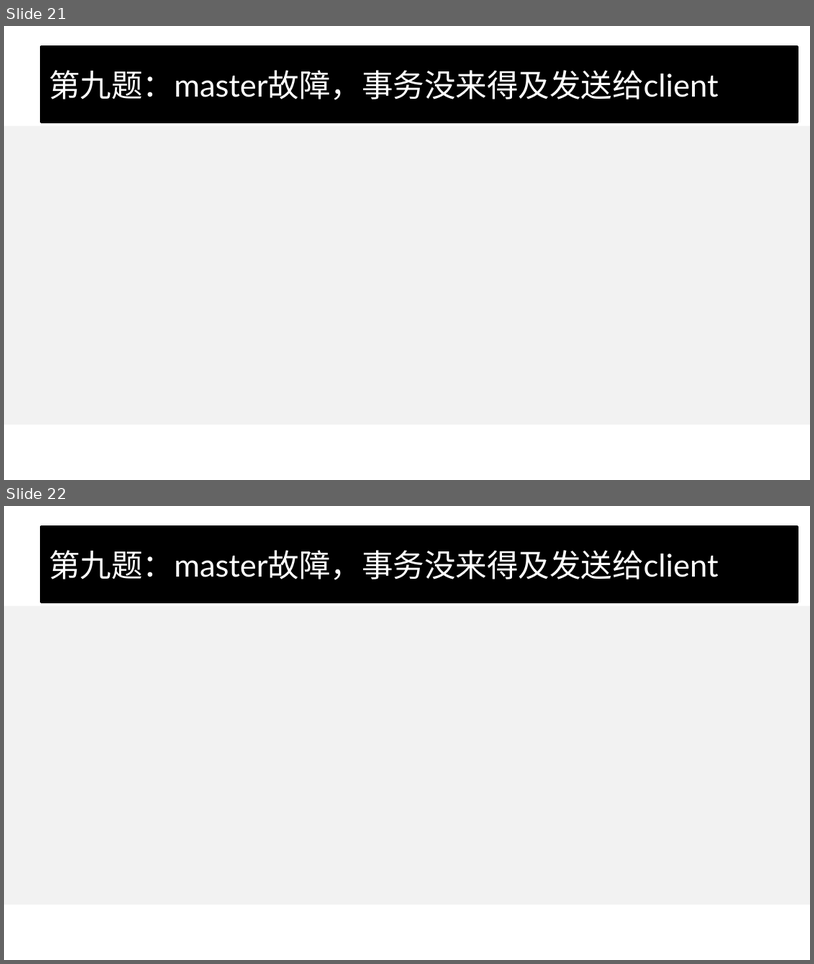
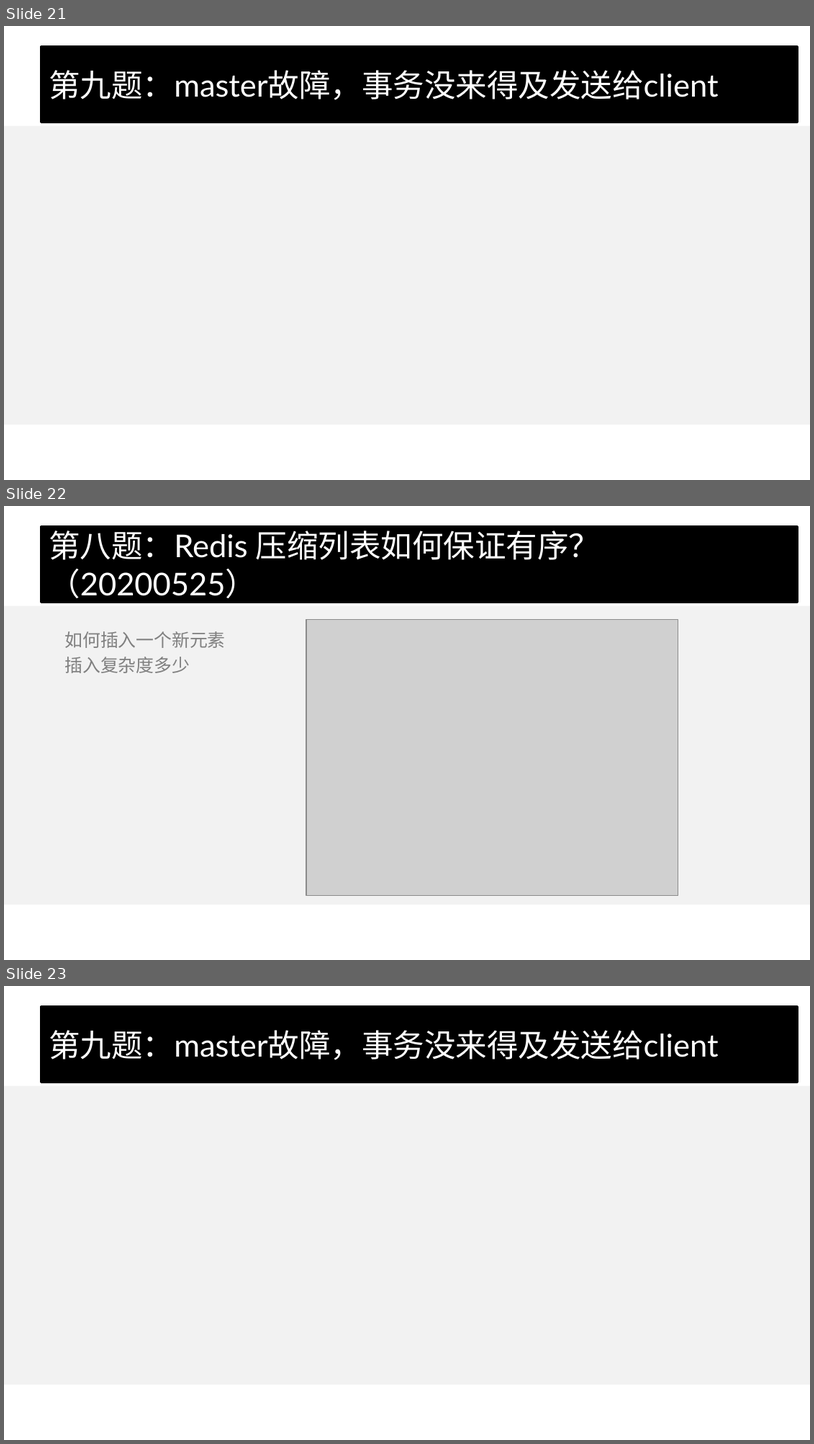
Before and after one commit to wangcy6/weekly, a slide deck: ppt/2020/服务器设计_组件篇.pptx. Shown one above the other, each under a label of ours: slides 21 and 22 before the commit, slides 21, 22 and 23 after it. The pictures are 814x964 and 814x1444 pixels, drawn with LibreOffice and Linux fonts; fonts in the diff are those of the drawing; grey boxes stand for pictures; background and template pictures are left out. Boxes give left, top, right and bottom in pixels: in the first picture for what was removed or moved away, otherwise in the second. Text is boxed around its words. In the diff, an @@ line names an element or a change of style, - is before the commit and + after.

```diff
--- a/ppt/2020/服务器设计_组件篇.pptx
+++ b/ppt/2020/服务器设计_组件篇.pptx
@@ slide 22 added at [4, 506, 810, 960], background #FFFFFF; not listed: 1 template element that a slide beside it also shows @@
@@ title added at [41, 526, 798, 602], fill #000000, outline #000000 2 pt, 28 pt, text #FFFFFF @@
+第八题：Redis 压缩列表如何保证有序？（20200525）
@@ text added at [64, 631, 225, 673], 16 pt, text #808080 @@
+如何插入一个新元素
+插入复杂度多少
@@ picture added at [306, 620, 678, 896] @@
@@ what was slide 22 is now slide 23 @@
```
Also in this commit, not shown: 1 other slide added, 2 other files.
